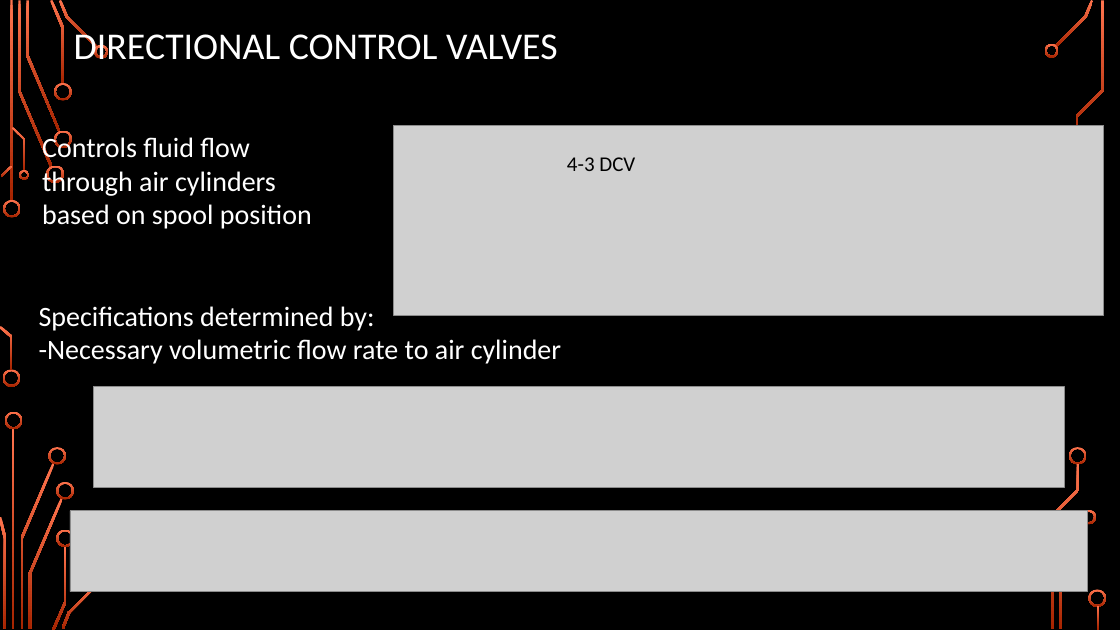
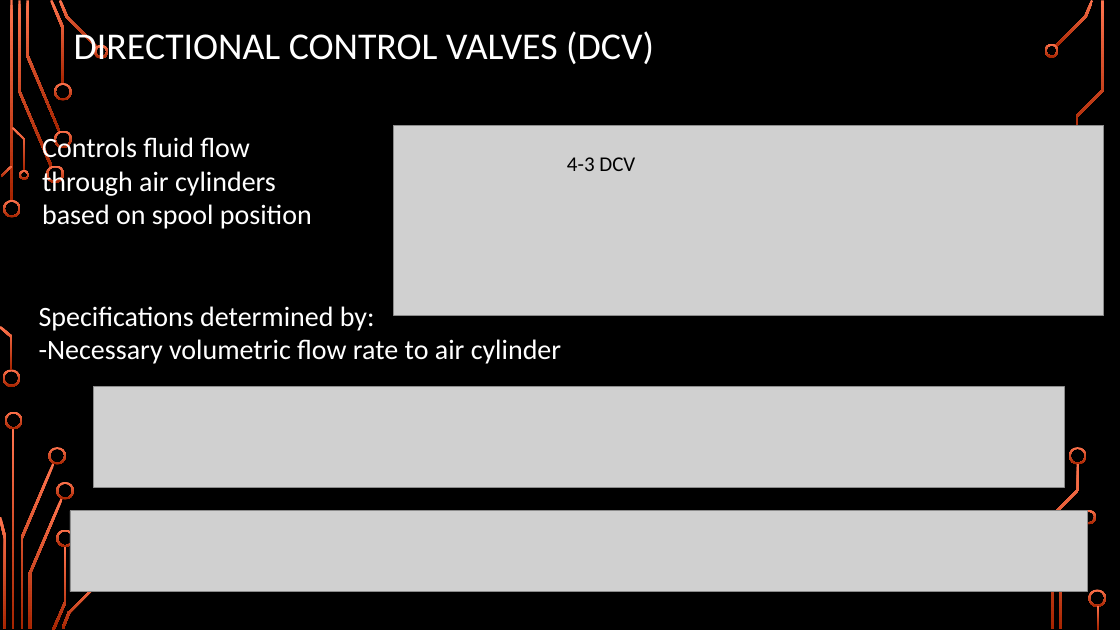
Before and after one commit to Logiant/AgileRoboticControls, a slide deck: slide 23 of Documentation/Presentation/Design Presentation/Design Presentation.pptx. Drawn at 1120x630 pixels with LibreOffice and Linux fonts; fonts in the diff are those of the drawing; grey boxes stand for pictures; background and template pictures are left out. Boxes give left, top, right and bottom in pixels: in the first picture for what was removed or moved away, otherwise in the second. Text is boxed around its words. In the diff, an @@ line names an element or a change of style, - is before the commit and + after.

```diff
--- a/Documentation/Presentation/Design Presentation/Design Presentation.pptx
+++ b/Documentation/Presentation/Design Presentation/Design Presentation.pptx
@@ title at (x1=74, y1=28, x2=654, y2=64): text changed @@
-DIRECTIONAL CONTROL VALVES
+DIRECTIONAL CONTROL VALVES (DCV)
```
Also in this commit, not shown: 8 other slides changed.
